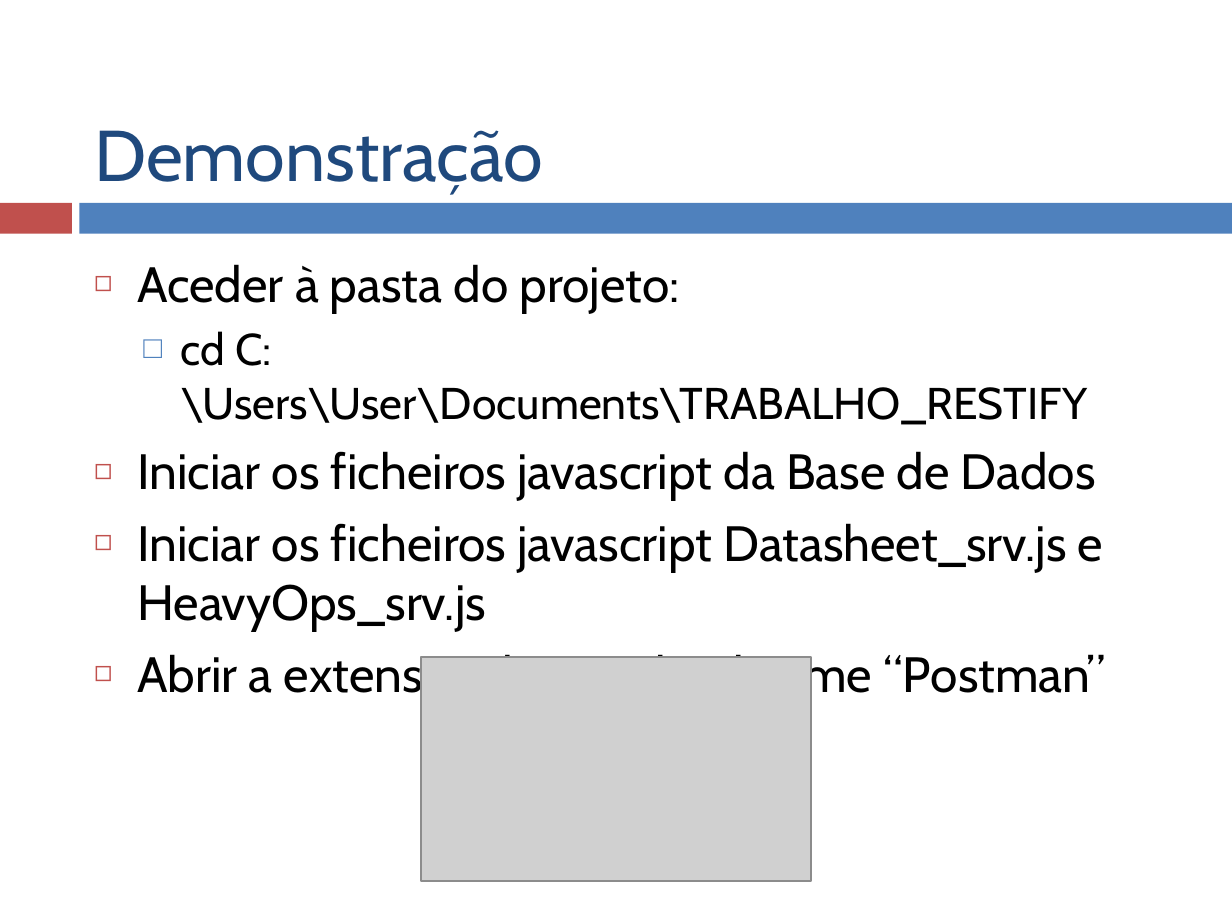
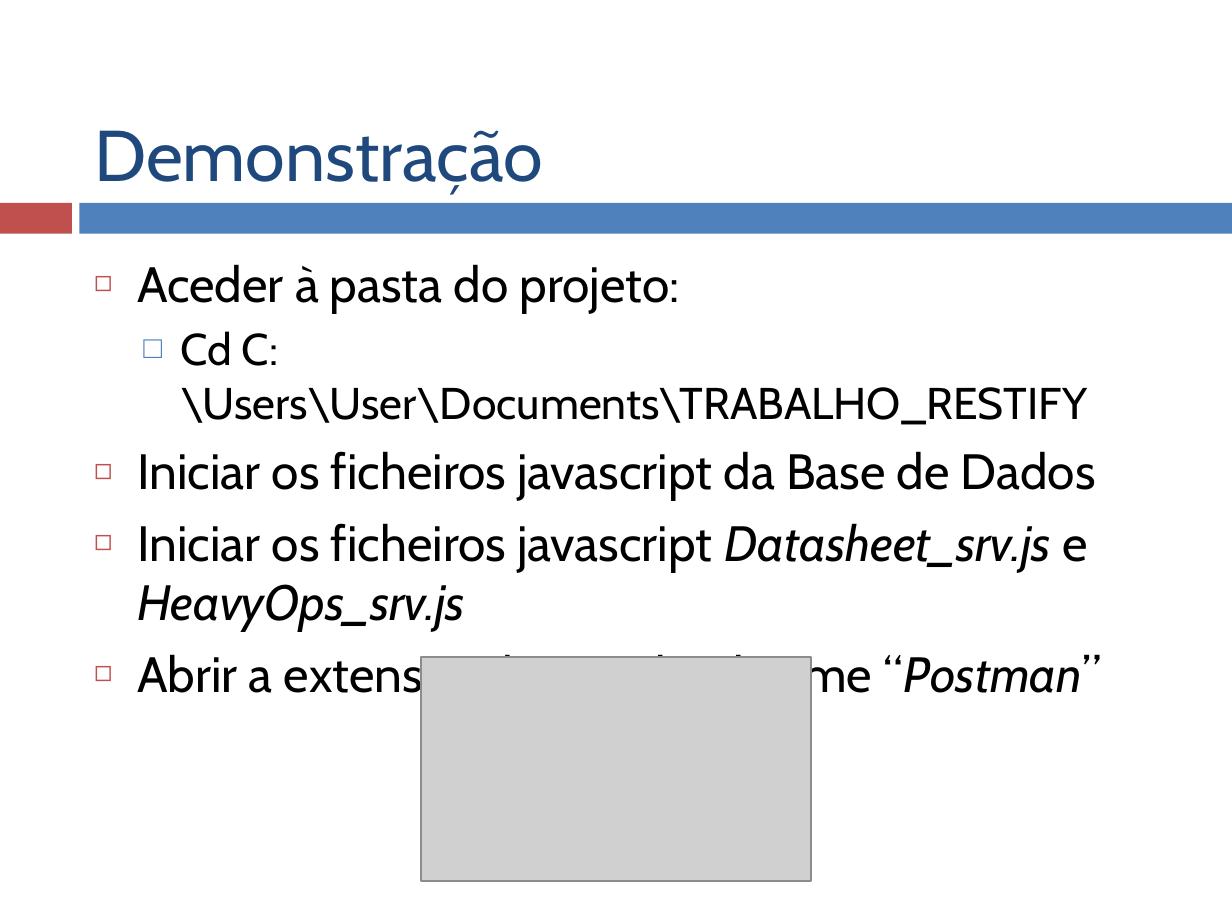
Before and after one commit to 1150285/NodeJs, a slide deck: slide 12 of documents/T1_Restify.pptx. Drawn at 1232x924 pixels with LibreOffice and Linux fonts; fonts in the diff are those of the drawing; grey boxes stand for pictures. Boxes give left, top, right and bottom in pixels: in the first picture for what was removed or moved away, otherwise in the second. Text is boxed around its words. In the diff, an @@ line names an element or a change of style, - is before the commit and + after.

Commit message:
#3 T1_Restify.pptx

```diff
--- a/documents/T1_Restify.pptx
+++ b/documents/T1_Restify.pptx
@@ text at box(180, 331, 1087, 425): text changed @@
-  □ cd C:\Users\User\Documents\TRABALHO_RESTIFY
+  □ Cd C:\Users\User\Documents\TRABALHO_RESTIFY
@@ text at box(137, 523, 1101, 703): italic on in "Datasheet_srv.js HeavyOps_srv.js", "“Postman”" @@
```
Also in this commit, not shown: 6 other slides changed.
